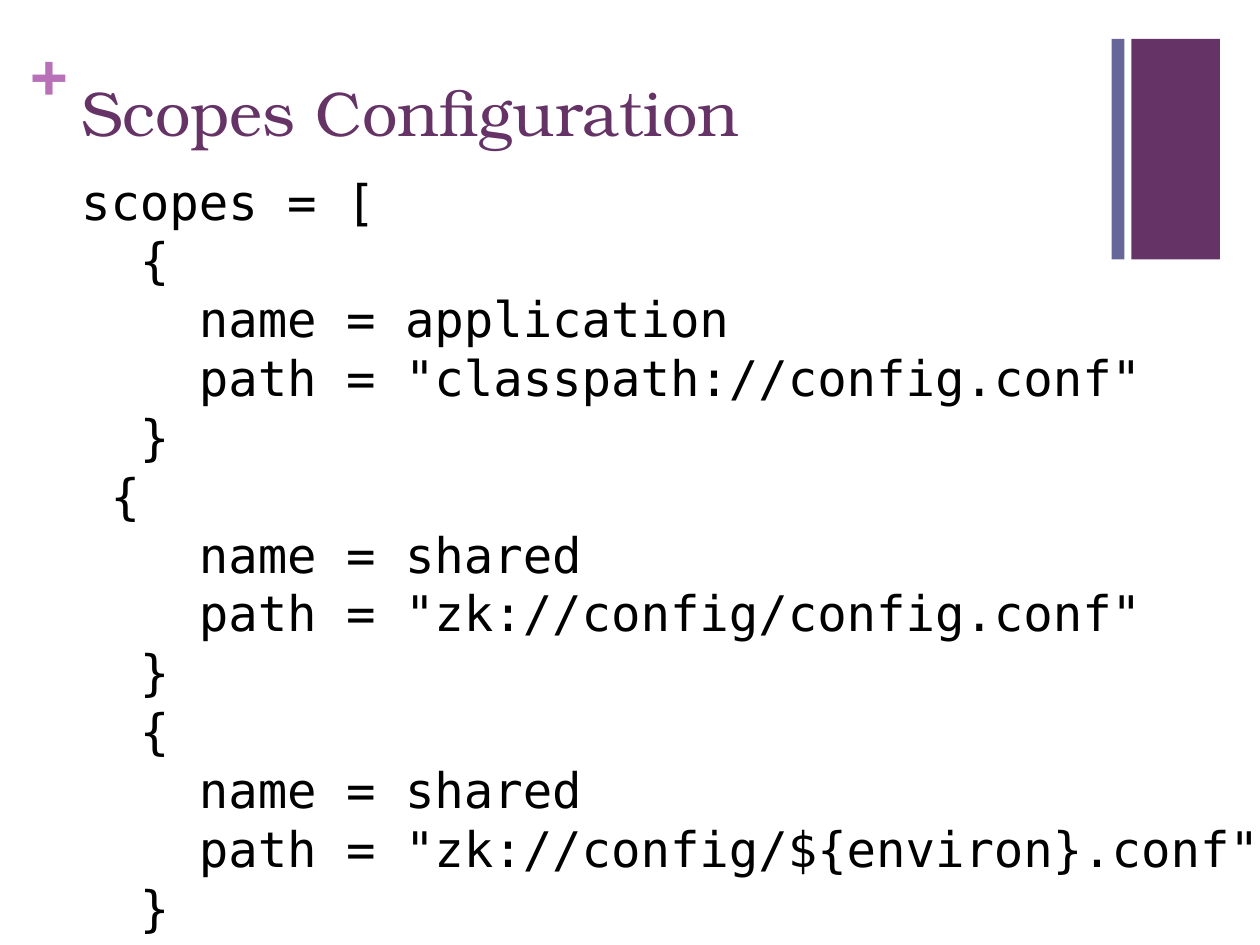
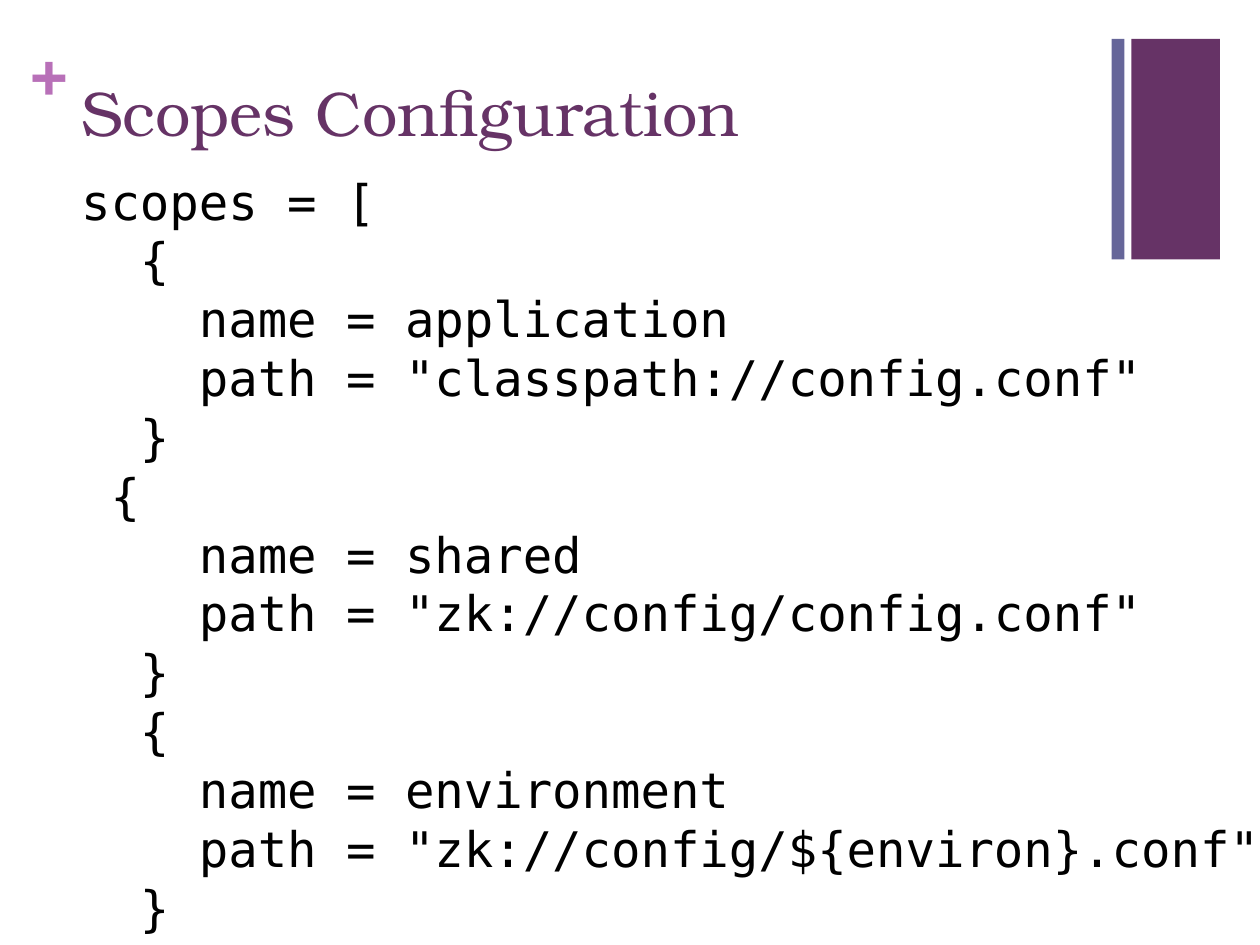
Before and after one commit to sourcedelica/scopes, a slide deck: slide 15 of decks/Typesafe Config on Steroids.pptx (slide 14 before the commit). Drawn at 1260x945 pixels with LibreOffice and Linux fonts; fonts in the diff are those of the drawing. Boxes give left, top, right and bottom in pixels: in the first picture for what was removed or moved away, otherwise in the second. Text is boxed around its words. In the diff, an @@ line names an element or a change of style, - is before the commit and + after.

```diff
--- a/decks/Typesafe Config on Steroids.pptx
+++ b/decks/Typesafe Config on Steroids.pptx
@@ text at [199,770,729,809]: text changed @@
-name = shared
+name = environment
```
Also in this commit, not shown: 1 slide added.
